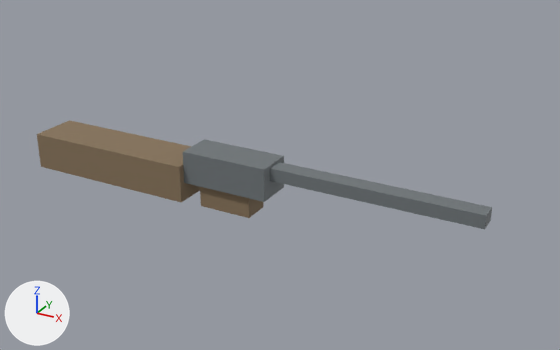
An edit to the OBJ model assets/models/weapons/mosin-m27.obj, drawn before and after from the same camera.
Camera for both pictures: a camera (50 mm lens) standing at (1.476, -2.312, 1.186) and looking at (0.165, 0.071, -0.005). The axes (+X, +Y, +Z) are drawn at lower left. The lights are the same throughout. The older version comes first. Where no turn or scale is listed for an object, it has been applied to the vertices.

Objects in the first picture: 'long_upper_silhouette', 'lower_handhold', 'receiver_silhouette', 'stock'.
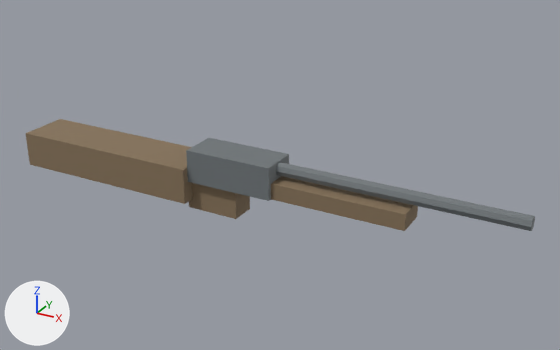
Pixel boxes (x1, y1, x2, y2) of what changed, in the pictures (560 x 350 px):
```json
{"object": "stock", "change": "rescaled", "before": [37, 120, 200, 202], "after": [26, 119, 193, 204]}
{"object": "long_upper_silhouette", "change": "deleted", "before": [270, 162, 492, 229]}
{"object": "receiver_silhouette", "change": "moved, rescaled", "before": [183, 139, 284, 202], "after": [186, 138, 289, 201]}
{"object": "long_barrel_silhouette", "change": "added", "after": [276, 162, 535, 231]}
{"object": "fore_stock", "change": "added", "after": [271, 176, 418, 231], "on screen": "brown"}
{"object": "lower_grip_silhouette", "change": "added", "after": [189, 183, 250, 219], "on screen": "brown"}
{"object": "lower_handhold", "change": "deleted", "before": [200, 187, 263, 218], "on screen": "brown"}
```

Edits to the scene script, one JSON object a line:
```json
{"block": "me_receiver_silhouette", "where": "# used by ob_receiver_silhouette; location = (0.0, 0.0, 0.0)"}
{"op": "remove", "block": "me_receiver_silhouette", "code": "me_receiver_silhouette.from_pydata(...)  # 8 vertices, 6 faces; spans x -0.18..0.18, y -0.075..0.075, z -0.055..0.075"}
{"op": "add", "block": "me_receiver_silhouette", "code": "me_receiver_silhouette.from_pydata(...)  # 8 vertices, 6 faces; spans x -0.16..0.2, y -0.078..0.078, z -0.045..0.085"}
{"block": "me_receiver_silhouette", "change": "me_receiver_silhouette part 2: the whole mesh is scaled about its middle by (1, 1.04, 1), then moved by (0.02, 0.0, 0.01)"}
{"block": "me_stock", "where": "# used by ob_stock; location = (0.0, 0.0, 0.0)"}
{"op": "remove", "block": "me_stock", "code": "me_stock.from_pydata(...)  # 8 vertices, 6 faces; spans x -0.92..-0.18, y -0.1..0.1, z -0.13..0.02"}
{"op": "add", "block": "me_stock", "code": "me_stock.from_pydata(...)  # 8 vertices, 6 faces; spans x -0.98..-0.16, y -0.105..0.105, z -0.13..0.015"}
{"block": "me_stock", "change": "me_stock part 1: the whole mesh is scaled about its middle by (1.11, 1.05, 0.967), then moved by (-0.02, 0.0, -0.002)"}
{"op": "add", "block": "me_lower_grip_silhouette", "code": ["me_lower_grip_silhouette = bpy.data.meshes.new('lower_grip_silhouette')", "me_lower_grip_silhouette.from_pydata(...)  # a box spanning x -0.18..0.04, y -0.052..0.052, z -0.17..-0.045", "me_lower_grip_silhouette.materials.append(mat_wood)  # brown #867359"]}
{"op": "add", "block": "me_long_barrel_silhouette", "code": ["me_long_barrel_silhouette = bpy.data.meshes.new('long_barrel_silhouette')", "me_long_barrel_silhouette.from_pydata(...)  # an 8-sided cylinder along x spanning x 0.12..1.12, y -0.026..0.026, z 0.029..0.081", "me_long_barrel_silhouette.materials.append(mat_metal)  # grey #6f7679"]}
{"op": "add", "block": "me_fore_stock", "code": ["me_fore_stock = bpy.data.meshes.new('fore_stock')", "me_fore_stock.from_pydata(...)  # a box spanning x 0.08..0.72, y -0.062..0.062, z -0.045..0.018", "me_fore_stock.materials.append(mat_wood)  # brown #867359"]}
{"op": "remove", "block": "ob_long_upper_silhouette", "code": ["ob_long_upper_silhouette = bpy.data.objects.new('long_upper_silhouette', me_long_upper_silhouette)", "ob_long_upper_silhouette.location = (0.0, 0.0, 0.0)"]}
{"op": "remove", "block": "ob_lower_handhold", "code": ["ob_lower_handhold = bpy.data.objects.new('lower_handhold', me_lower_handhold)", "ob_lower_handhold.location = (0.0, 0.0, 0.0)"]}
{"op": "add", "block": "ob_lower_grip_silhouette", "code": ["ob_lower_grip_silhouette = bpy.data.objects.new('lower_grip_silhouette', me_lower_grip_silhouette)", "ob_lower_grip_silhouette.location = (0.0, 0.0, 0.0)"]}
{"op": "add", "block": "ob_long_barrel_silhouette", "code": ["ob_long_barrel_silhouette = bpy.data.objects.new('long_barrel_silhouette', me_long_barrel_silhouette)", "ob_long_barrel_silhouette.location = (0.0, 0.0, 0.0)"]}
{"op": "add", "block": "ob_fore_stock", "code": ["ob_fore_stock = bpy.data.objects.new('fore_stock', me_fore_stock)", "ob_fore_stock.location = (0.0, 0.0, 0.0)"]}
```
